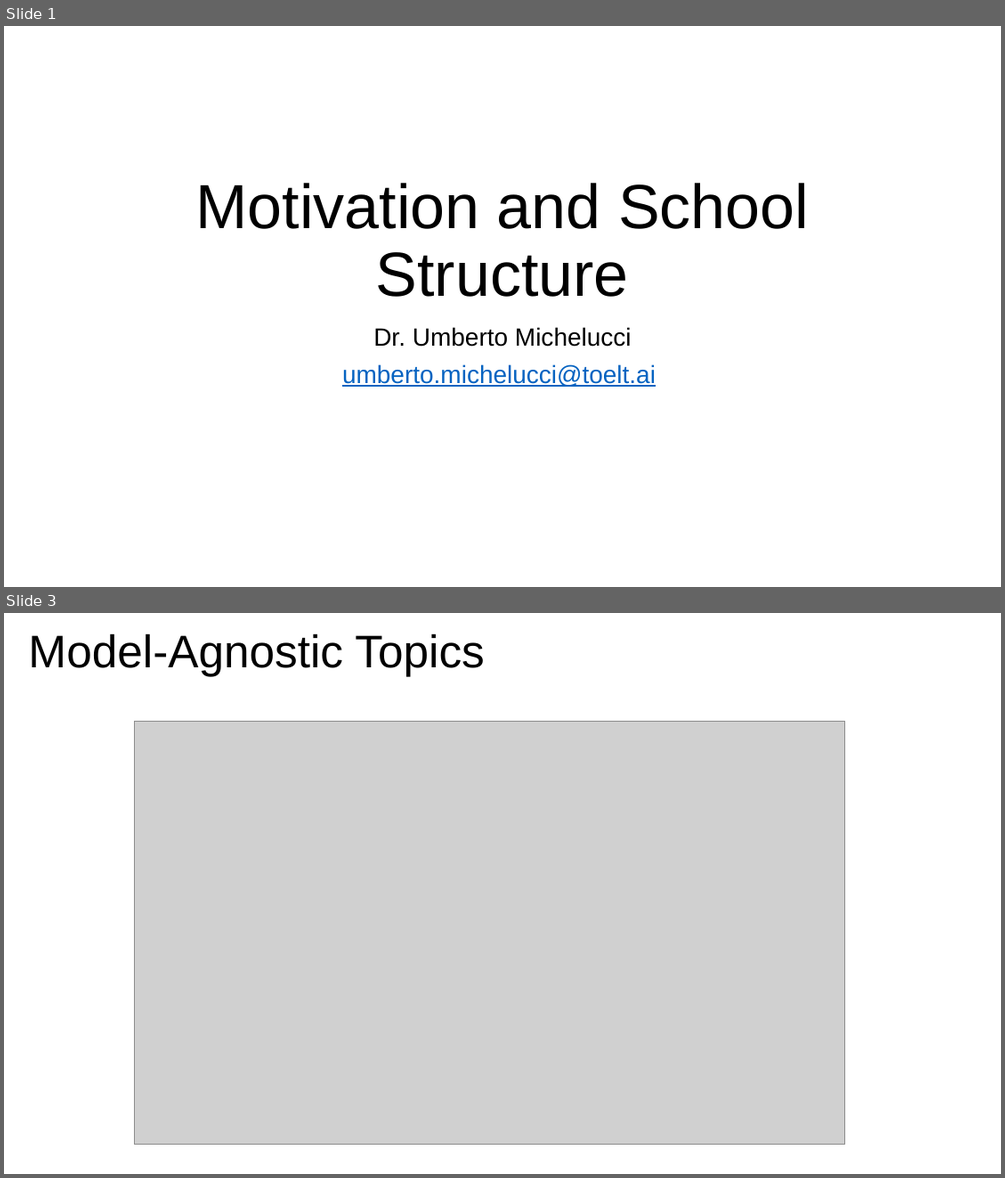
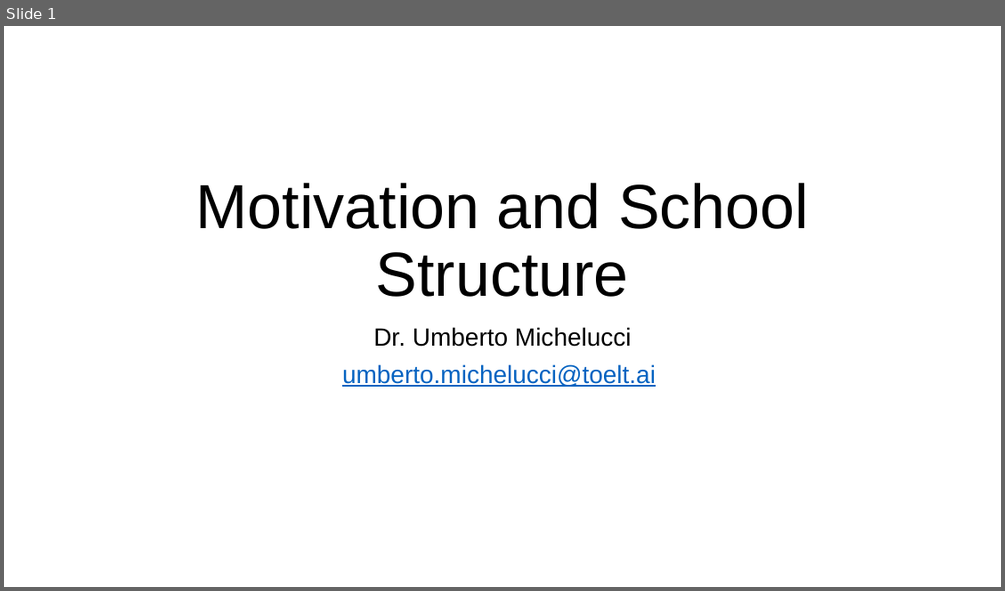
Before and after one commit to toelt-llc/MACHINE-LEARNING-SCHOOL-INAF, a slide deck: DAY1/_00 - Motivation/motivation.pptx. Shown one above the other, each under a label of ours: slides 1 and 3 before the commit, slide 1 after it; the slides between them are not shown. The pictures are 1005x1178 and 1005x591 pixels, drawn with LibreOffice and Linux fonts; fonts in the diff are those of the drawing; grey boxes stand for pictures. Boxes give left, top, right and bottom in pixels: in the first picture for what was removed or moved away, otherwise in the second. Text is boxed around its words. In the diff, an @@ line names an element or a change of style, - is before the commit and + after.

```diff
--- a/DAY1/_00 - Motivation/motivation.pptx
+++ b/DAY1/_00 - Motivation/motivation.pptx
@@ slide 3 removed at (4, 613, 1001, 1174), background #FFFFFF @@
@@ title removed at (28, 633, 484, 676) @@
-Model-Agnostic Topics
@@ picture removed at (134, 722, 844, 1144) @@
```
Also in this commit, not shown: 2 slides added, 1 other slide removed, 1 other file.
